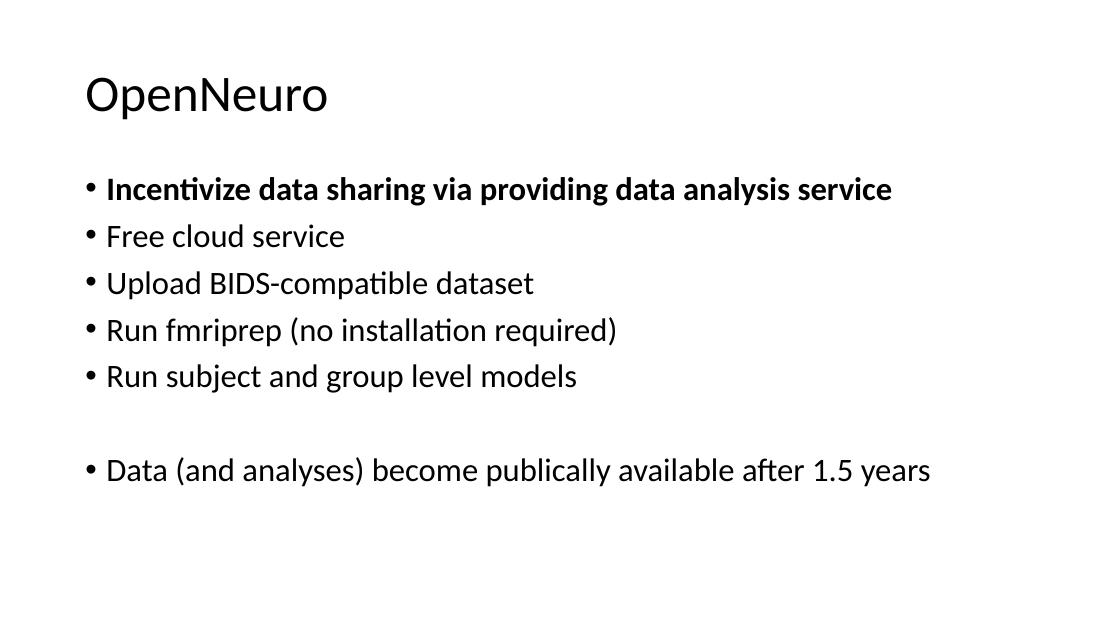
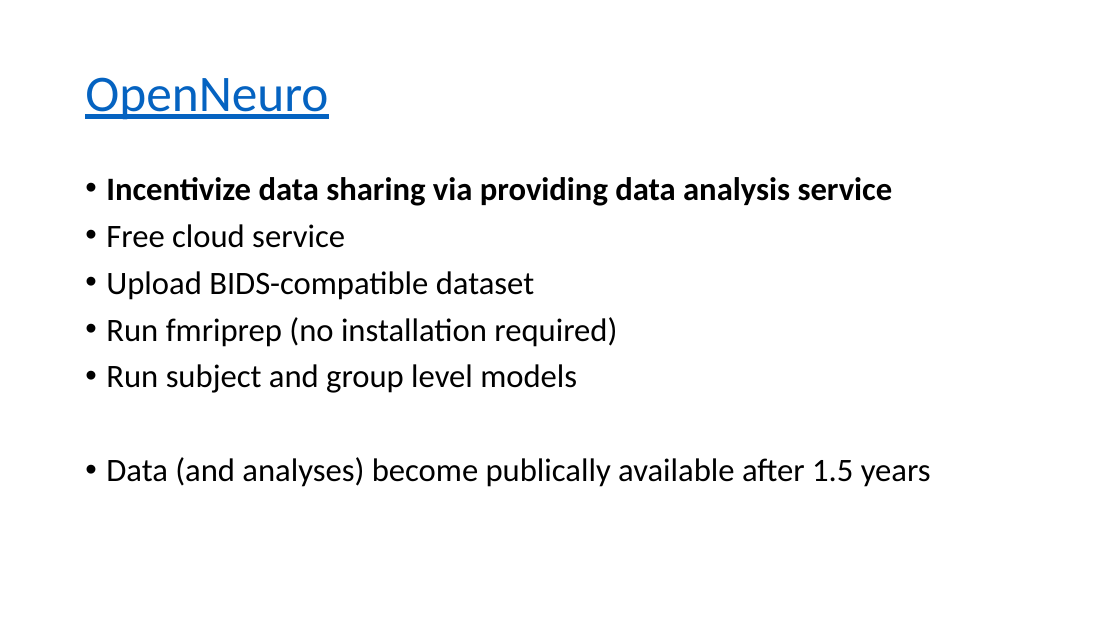
Before and after one commit to brainhack-eugene/open_neuroscience_workshop, a slide deck: slide 15 of BIDS_apps/BIDS_apps.pptx. Drawn at 1120x630 pixels with LibreOffice and Linux fonts; fonts in the diff are those of the drawing. Boxes give left, top, right and bottom in pixels: in the first picture for what was removed or moved away, otherwise in the second. Text is boxed around its words. In the diff, an @@ line names an element or a change of style, - is before the commit and + after.

```diff
--- a/BIDS_apps/BIDS_apps.pptx
+++ b/BIDS_apps/BIDS_apps.pptx
@@ title "OpenNeuro" at [85, 77, 328, 120]: text colour #000000 to #0563C1, underline on @@
```
Also in this commit, not shown: 7 other files.
